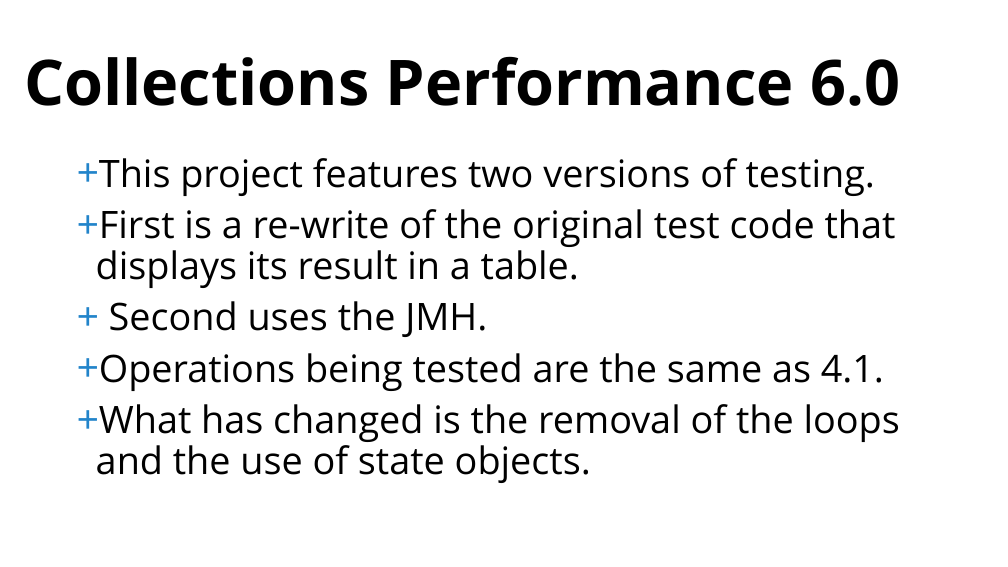
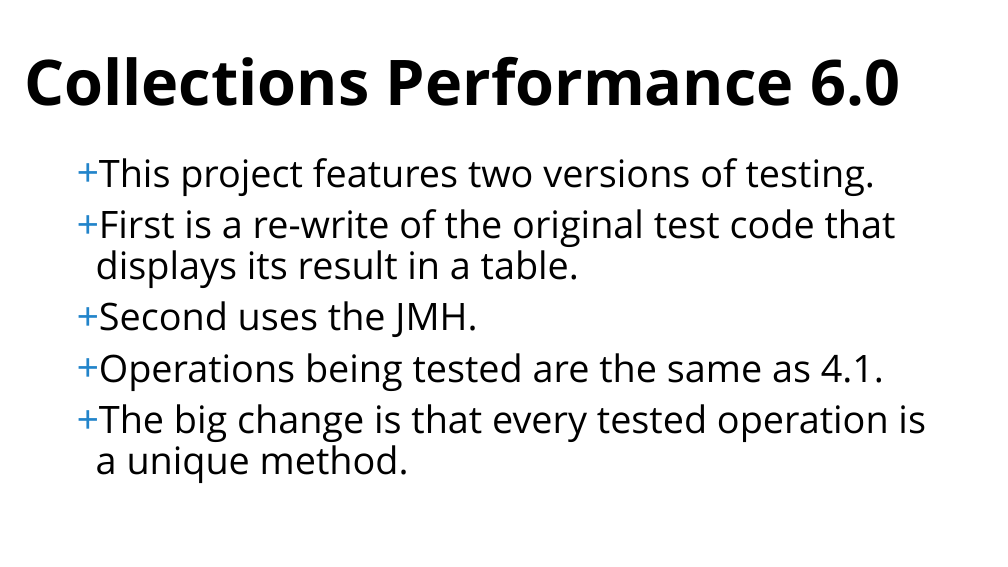
Before and after one commit to omniprof/collectionsperformance_v6, a slide deck: slide 29 of docs/JMH_Slides.pptx. Drawn at 1008x567 pixels with LibreOffice and Linux fonts; fonts in the diff are those of the drawing. Boxes give left, top, right and bottom in pixels: in the first picture for what was removed or moved away, otherwise in the second. Text is boxed around its words. In the diff, an @@ line names an element or a change of style, - is before the commit and + after.

Commit message:
Update to slides

```diff
--- a/docs/JMH_Slides.pptx
+++ b/docs/JMH_Slides.pptx
@@ text at <box>96,404,926,483</box>: text changed @@
-+ What has changed is the removal of the loops and the use of state objects.
++ The big change is that every tested operation is a unique method.
```
